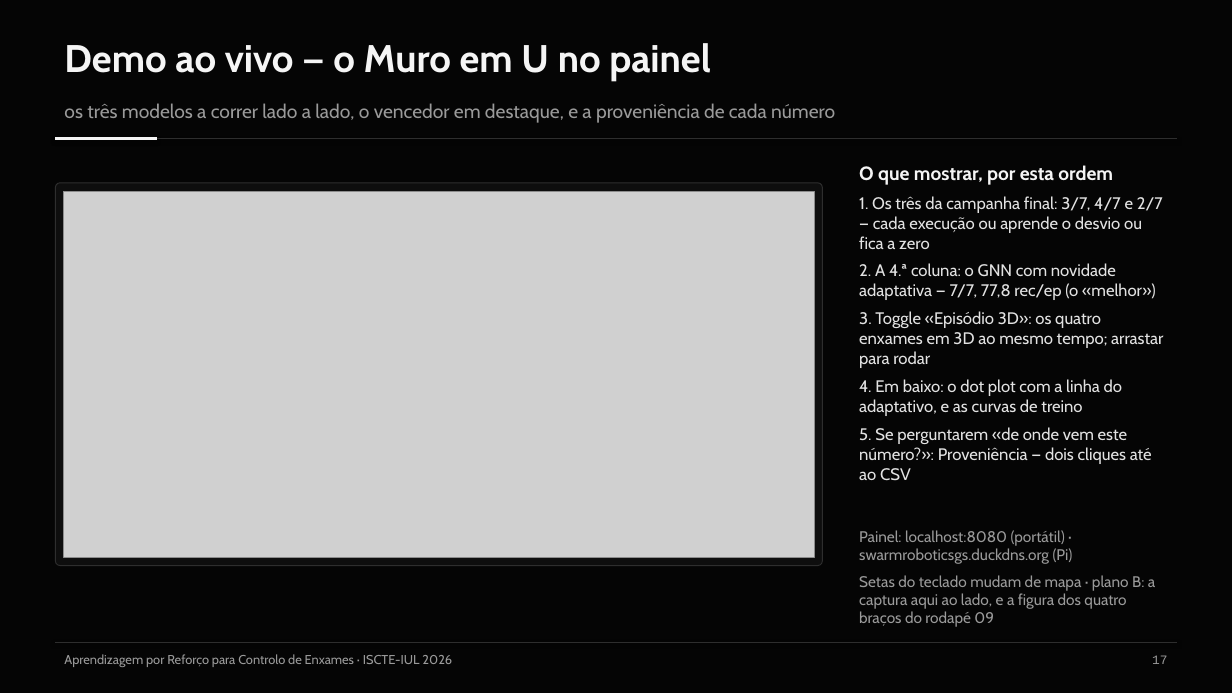
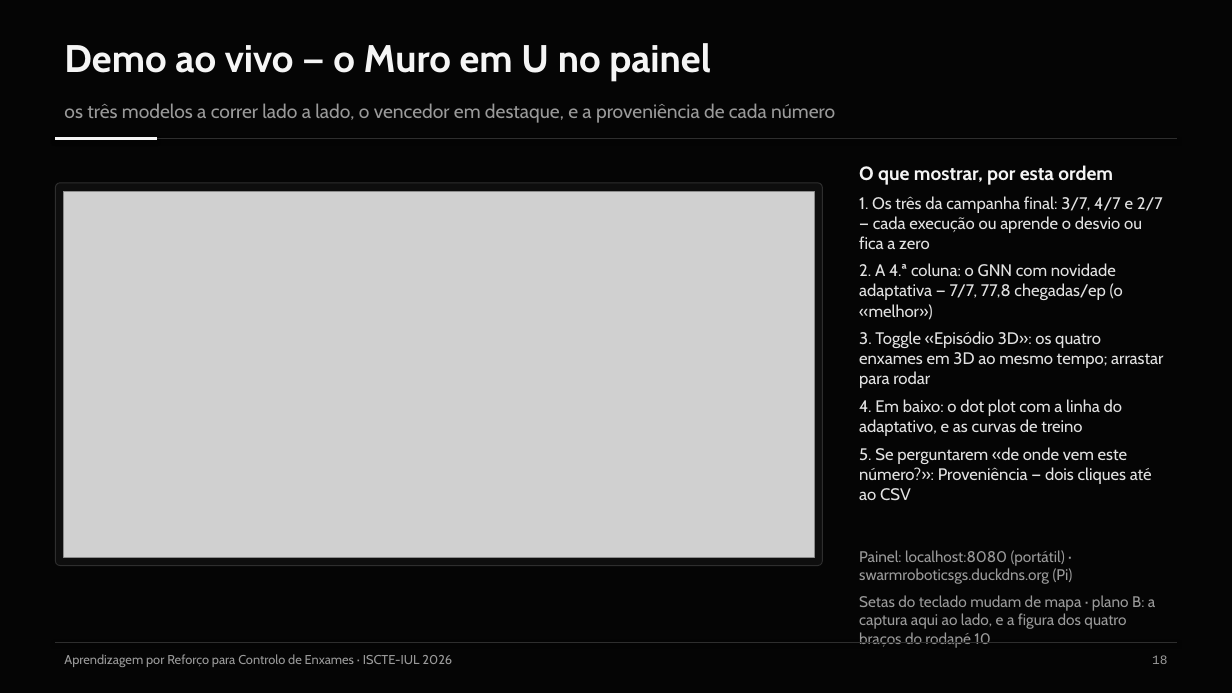
Before and after one commit to Pombo2001/swarm-robotics-tese, a slide deck: slide 19 of Defesa/slides_defesa.pptx (slide 18 before the commit). Drawn at 1232x693 pixels with LibreOffice and Linux fonts; fonts in the diff are those of the drawing; grey boxes stand for pictures. Boxes give left, top, right and bottom in pixels: in the first picture for what was removed or moved away, otherwise in the second. Text is boxed around its words. In the diff, an @@ line names an element or a change of style, - is before the commit and + after.

```diff
--- a/Defesa/slides_defesa.pptx
+++ b/Defesa/slides_defesa.pptx
@@ text at bbox=[859, 263, 1123, 320]: text changed @@
-2. A 4.ª coluna: o GNN com novidade adaptativa — 7/7, 77,8 rec/ep (o «melhor»)
+2. A 4.ª coluna: o GNN com novidade adaptativa — 7/7, 77,8 chegadas/ep (o «melhor»)
@@ text at bbox=[859, 595, 1155, 648]: text changed @@
-Setas do teclado mudam de mapa · plano B: a captura aqui ao lado, e a figura dos quatro braços do rodapé 09
+Setas do teclado mudam de mapa · plano B: a captura aqui ao lado, e a figura dos quatro braços do rodapé 10
@@ text at bbox=[1152, 655, 1167, 664]: text changed @@
-17
+18
```
Also in this commit, not shown: 18 other slides changed, 1 slide added, 5 other files.
